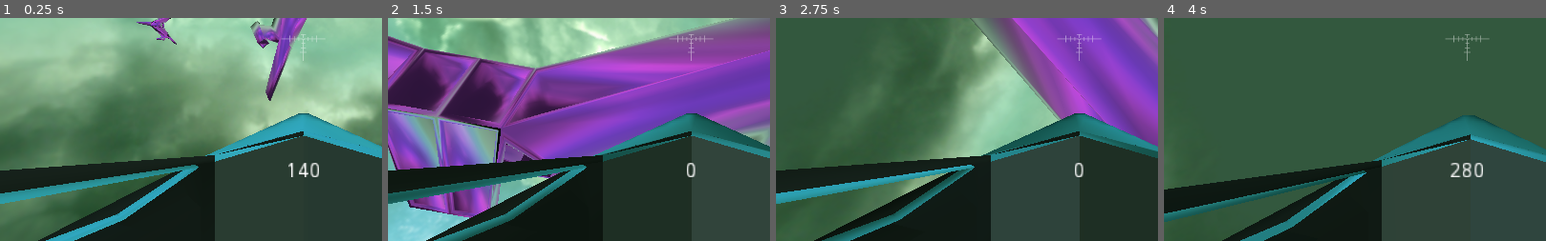
Above: before the commit, frames 1-4 (left to right).
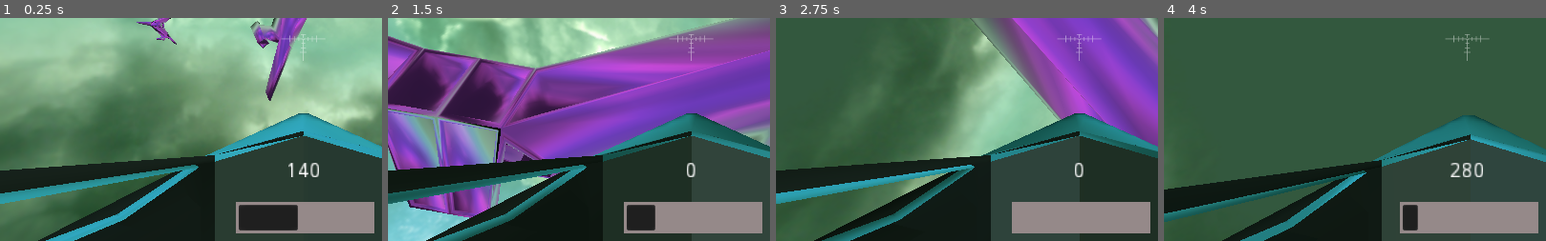
Above: after the commit, the same moments.

Repository: Patriks-Blauzda/Space-Game
Game: Godot game, scene res://Main.tscn
Two runs of this game, one before a commit and one after it. Both use one fixed random seed, a clock stepped at 60 frames per second and the inputs below.
Inputs:
- Up to frame 1 (0.25 s): no input
- Up to frame 2 (1.5 s): tap Enter at 0.5 s; hold Right (joystick_right) 0.53-1.28 s; hold W (throttle) 0.53-1.28 s; hold S (brake) from 1.28 s (still down); tap Space (Laser) at 1.35 s
- Up to frame 3 (2.75 s): tap W (throttle) at 1.55 s; release S (brake) at 2.03 s; hold Right (joystick_right) from 2.03 s (still down); hold W (throttle) from 2.03 s (still down)
- Up to frame 4 (4 s): release Right (joystick_right) at 2.78 s; release W (throttle) at 2.78 s; hold Up (joystick_up) 2.78-3.53 s; tap R at 2.85 s; tap W (throttle) at 3.05 s; hold Left (joystick_left) from 3.53 s (still down); hold W (throttle) from 3.53 s (still down)
The pictures show only the part of the screen within x 10-60%, y 46-96%; the shares and areas given below are measured in that part.

The runs differ from the first frame. In frame 1, 4.9% of the frame differs, in the area x 61-98%, y 82-97%; in frame 2, 4.3%; in frame 3, 5.1%; in frame 4, 5.1%.

Commit message:
limited player boost with a meter

Diff:
--- a/Spaceship.gd
+++ b/Spaceship.gd
@@ -44,14 +44,23 @@
 
 
 	# if button is held, max speed is increased
-	if Input.is_action_pressed("throttle"):
+	if Input.is_action_pressed("throttle") && $Boost/BoostMeter.value > 0:
 		if currentspd < boost:
 			currentspd += accel
+
+		# If BoostMeter's value is 0, the player can't use the boost
+		# BoostMeter recharges after 2 seconds of it not being used
+		$Boost/BoostMeter.value -= 1
+		$Boost/BoostCooldown.start()
 	else:
 		if currentspd < spd:
 			currentspd += accel
 		elif currentspd > spd:
 			currentspd -= accel
+
+	# Recharges the player's boost when the cooldown is over
+	if $Boost/BoostCooldown.is_stopped():
+		$Boost/BoostMeter.value += 1
 
 	# slows the player
 	if Input.is_action_pressed("brake"):
--- a/Spaceship.tscn
+++ b/Spaceship.tscn
@@ -24,6 +24,12 @@
 
 [sub_resource type="ConvexPolygonShape" id=3]
 points = PoolVector3Array( 5.79726, -0.360878, -5.54876, 5.79726, -0.495022, -5.54876, 5.79726, -0.360878, -6.11237, 0. …(788 unchanged characters)…
+
+[sub_resource type="StyleBoxFlat" id=4]
+bg_color = Color( 0.588235, 0.541176, 0.541176, 1 )
+
+[sub_resource type="Theme" id=5]
+ProgressBar/styles/bg = SubResource( 4 )
 
 [node name="Spaceship" type="KinematicBody"]
 collision_mask = 6
@@ -61,6 +67,11 @@
 
 [node name="Weapons" type="Node" parent="."]
 
+[node name="Crosshair" type="Sprite" parent="Weapons"]
+modulate = Color( 1, 1, 1, 0.470588 )
+position = Vector2( 512, 303 )
+texture = ExtResource( 3 )
+
 [node name="LaserPosition" type="Position3D" parent="Weapons"]
 transform = Transform( 1, 0, 0, 0, 1.00025, 0, 0, 0, 1.00025, 0, -1.5, 14 )
 
@@ -68,7 +79,20 @@
 wait_time = 0.2
 one_shot = true
 
-[node name="Crosshair" type="Sprite" parent="."]
-modulate = Color( 1, 1, 1, 0.470588 )
-position = Vector2( 512, 303 )
-texture = ExtResource( 3 )
+[node name="Boost" type="Node" parent="."]
+
+[node name="BoostMeter" type="ProgressBar" parent="Boost"]
+margin_left = 421.0
+margin_top = 522.0
+margin_right = 607.0
+margin_bottom = 564.0
+mouse_filter = 2
+theme = SubResource( 5 )
+max_value = 120.0
+step = 1.0
+value = 40.0
+percent_visible = false
+
+[node name="BoostCooldown" type="Timer" parent="Boost"]
+wait_time = 2.0
+one_shot = true
--- a/project.godot
+++ b/project.godot
@@ -13,6 +13,10 @@
 config/name="Space Game"
 run/main_scene="res://Main.tscn"
 config/icon="res://icon.png"
+
+[display]
+
+window/size/resizable=false
 
 [input]
 
Not shown: 1 places in Spaceship.tscn that only renumber resources
